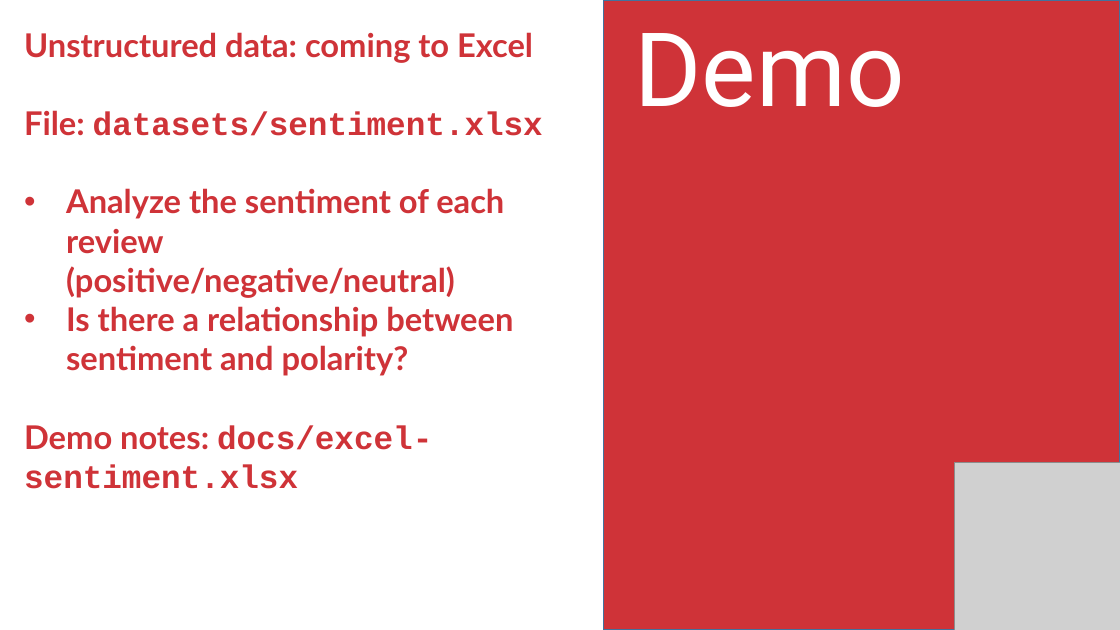
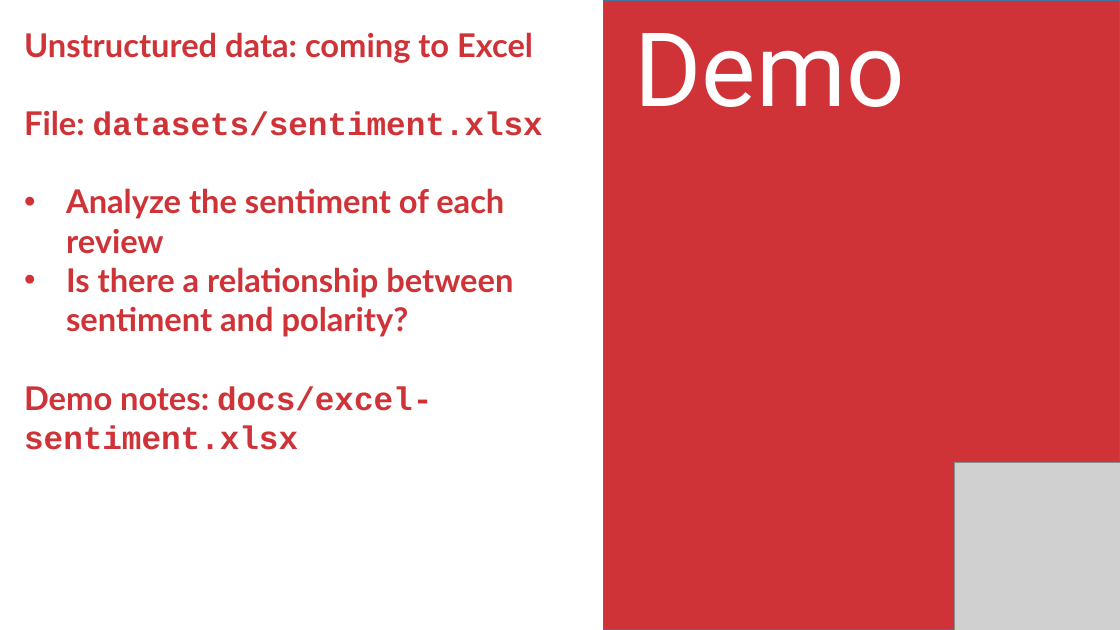
Before and after one commit to stringfestdata/aina-foundations-of-analytics, a slide deck: slide 47 of aina-foundations-of-analytics.pptx. Drawn at 1120x630 pixels with LibreOffice and Linux fonts; fonts in the diff are those of the drawing; grey boxes stand for pictures. Boxes give left, top, right and bottom in pixels: in the first picture for what was removed or moved away, otherwise in the second. Text is boxed around its words. In the diff, an @@ line names an element or a change of style, - is before the commit and + after.

```diff
--- a/aina-foundations-of-analytics.pptx
+++ b/aina-foundations-of-analytics.pptx
@@ text at <box>66,188,504,254</box>: text changed @@
-• Analyze the sentiment of each review (positive/negative/neutral)
+• Analyze the sentiment of each review
```
Also in this commit, not shown: 3 other slides changed, 1 slide removed, 18 other files.
